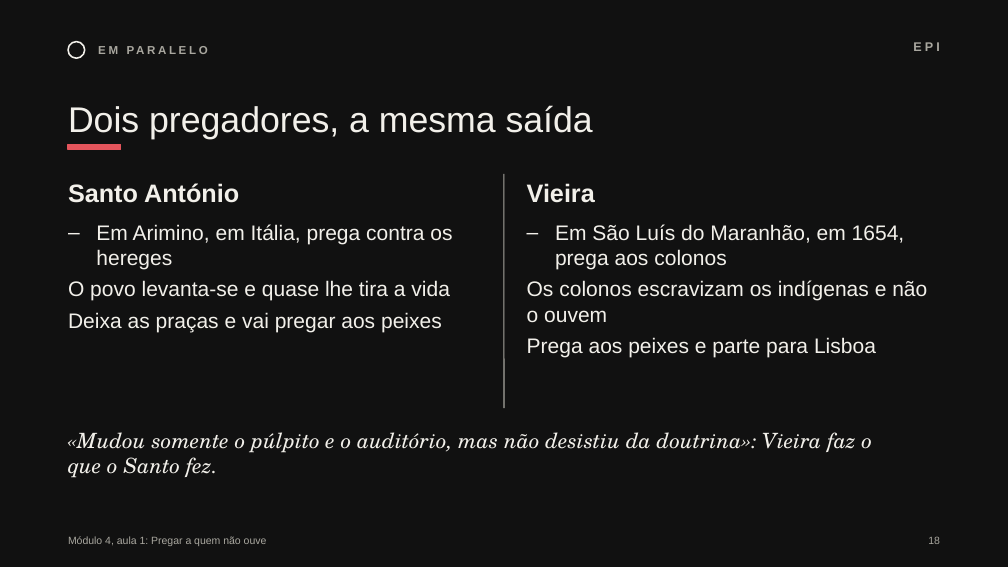
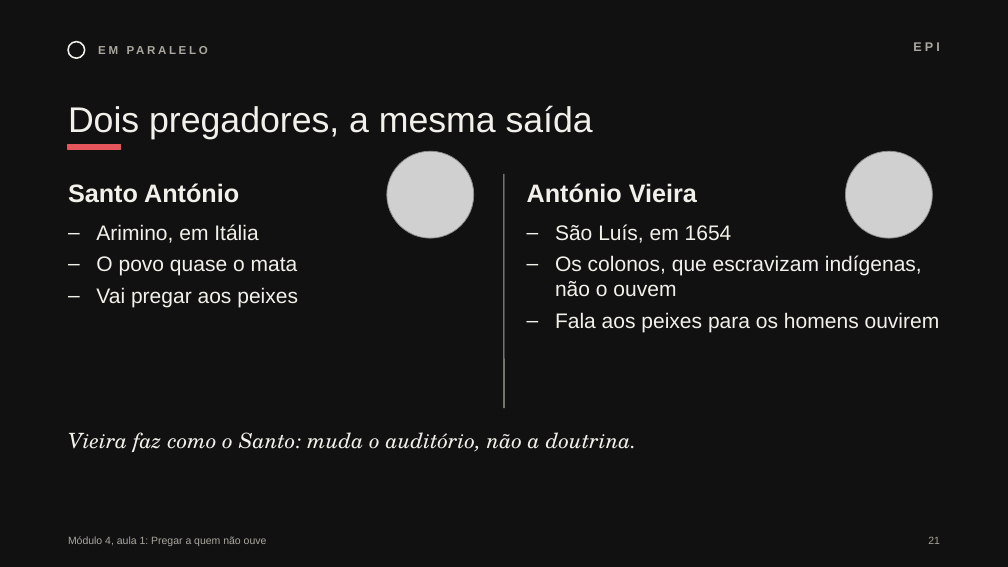
Before and after one commit to pedrohfernandes-klk/pt, a slide deck: slide 21 of m4/diapositivos/aula-01-f01.pptx (slide 18 before the commit). Drawn at 1008x567 pixels with LibreOffice and Linux fonts; fonts in the diff are those of the drawing; grey boxes stand for pictures. Boxes give left, top, right and bottom in pixels: in the first picture for what was removed or moved away, otherwise in the second. Text is boxed around its words. In the diff, an @@ line names an element or a change of style, - is before the commit and + after.

```diff
--- a/m4/diapositivos/aula-01-f01.pptx
+++ b/m4/diapositivos/aula-01-f01.pptx
@@ picture added at (x1=387, y1=151, x2=474, y2=238) @@
@@ picture added at (x1=845, y1=151, x2=932, y2=238) @@
@@ text at (x1=527, y1=183, x2=697, y2=203): text changed @@
-Vieira
+António Vieira
@@ text at (x1=96, y1=224, x2=298, y2=307): text changed @@
-– Em Arimino, em Itália, prega contra os hereges
-O povo levanta-se e quase lhe tira a vida
-Deixa as praças e vai pregar aos peixes
+– Arimino, em Itália
+– O povo quase o mata
+– Vai pregar aos peixes
@@ text at (x1=555, y1=224, x2=940, y2=332): text changed @@
-– Em São Luís do Maranhão, em 1654, prega aos colonos
-Os colonos escravizam os indígenas e não o ouvem
-Prega aos peixes e parte para Lisboa
+– São Luís, em 1654
+– Os colonos, que escravizam indígenas, não o ouvem
+– Fala aos peixes para os homens ouvirem
@@ text at (x1=68, y1=432, x2=637, y2=452): text changed @@
-«Mudou somente o púlpito e o auditório, mas não desistiu da doutrina»: Vieira faz o que o Santo fez.
+Vieira faz como o Santo: muda o auditório, não a doutrina.
@@ text at (x1=928, y1=536, x2=940, y2=544): text changed @@
-18
+21
```
Also in this commit, not shown: 18 other slides changed, 11 slides added, 6 slides removed, 7 other files.
